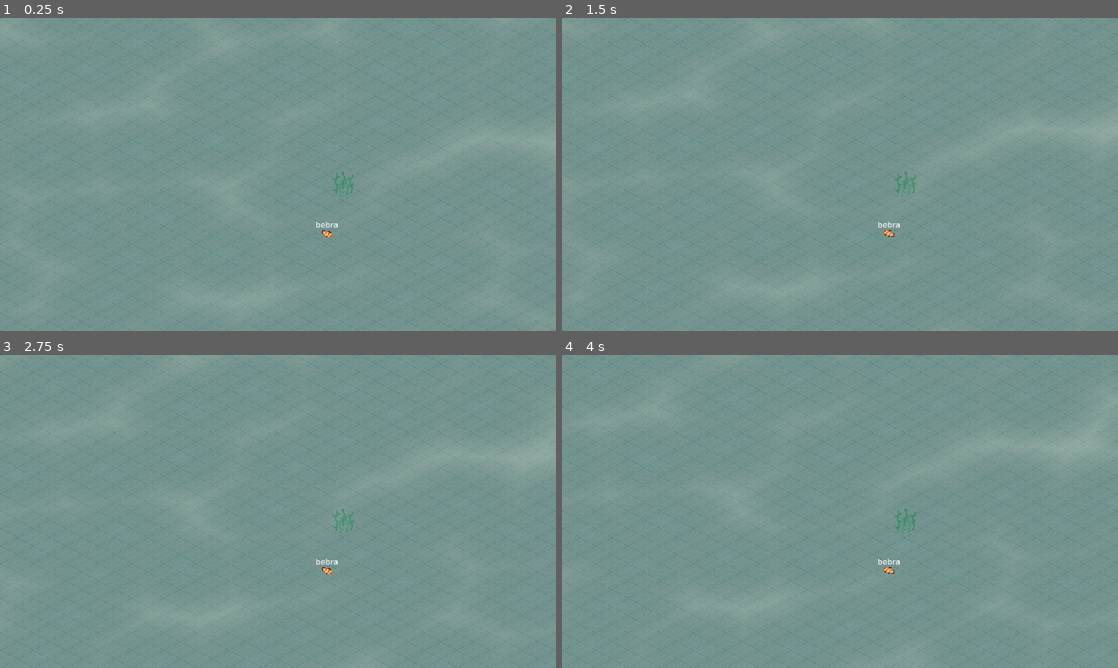
Above: before the commit, frames 1-4 (two rows, left to right).
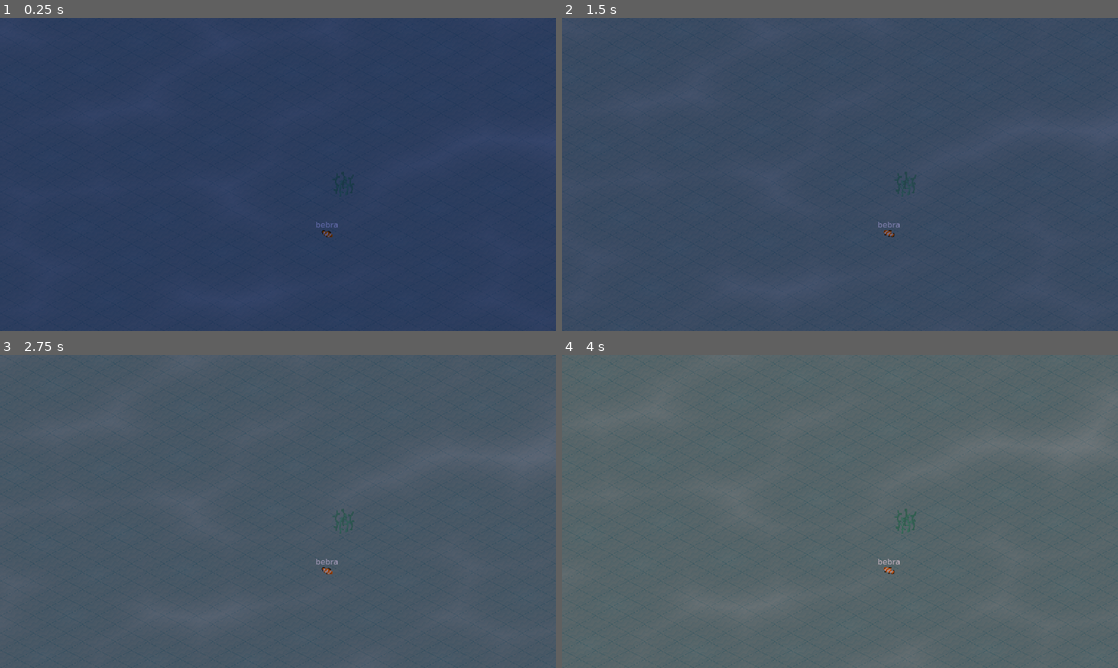
Above: after the commit, the same moments.

Repository: Bitweed/major6jam
Game: Godot game, scene res://main.tscn
The game is run twice, just before and just after one commit, with the same random seed, the same clock (stepped at 60 frames per second) and the same inputs. The engine's default icon, where the game draws it, is replaced by a stand-in: a white triangle on a blue panel in a dark square.
Inputs (mouse positions are in pixels of both pictures, inside the frame that each line leads up to):
- Up to frame 1 (0.25 s): no input
- Up to frame 2 (1.5 s): move the mouse to (962, 158) at 0.52 s; click (962, 158) at 0.67 s; move the mouse to (728, 190) at 1.27 s; click (728, 190) at 1.42 s
- Up to frame 3 (2.75 s): move the mouse to (333, 442) at 2.02 s; click (333, 442) at 2.17 s
- Up to frame 4 (4 s): move the mouse to (812, 574) at 2.77 s; click (812, 574) at 2.92 s; move the mouse to (1006, 558) at 3.52 s; click (1006, 558) at 3.67 s

The runs differ from the first frame. In frame 1, 100% of the frame differs, in the area x 0-100%, y 0-100%; in frame 2, 100%; in frame 3, 100%; in frame 4, 100%.

Commit message:
Timecycle system. Test light on blocks.

Diff:
--- a/main.tscn
+++ b/main.tscn
@@ -29,6 +29,45 @@
 tile_shape = 1
 tile_size = Vector2i(45, 24)
 sources/0 = SubResource("TileSetScenesCollectionSource_ucx2a")
+
+[sub_resource type="Animation" id="Animation_m1ro7"]
+resource_name = "timecycle"
+length = 24.0
+loop_mode = 1
+tracks/0/type = "value"
+tracks/0/imported = false
+tracks/0/enabled = true
+tracks/0/path = NodePath(".:color")
+tracks/0/interp = 1
+tracks/0/loop_wrap = true
+tracks/0/keys = {
+"times": PackedFloat32Array(0, 6, 8, 15, 19.1),
+"transitions": PackedFloat32Array(1, 1, 1, 1, 1),
+"update": 0,
+"values": [Color(0.356863, 0.4, 0.662745, 1), Color(0.937255, 0.831373, 0.776471, 1), Color(1, 1, 1, 1), Color(1, 1, 1, 1), Color(0.792157, 0.568627, 0.513726, 1)]
+}
+
+[sub_resource type="Animation" id="Animation_14w3k"]
+length = 0.001
+loop_mode = 2
+tracks/0/type = "value"
+tracks/0/imported = false
+tracks/0/enabled = true
+tracks/0/path = NodePath(".:color")
+tracks/0/interp = 1
+tracks/0/loop_wrap = true
+tracks/0/keys = {
+"times": PackedFloat32Array(6.1),
+"transitions": PackedFloat32Array(1),
+"update": 0,
+"values": [Color(1, 1, 1, 1)]
+}
+
+[sub_resource type="AnimationLibrary" id="AnimationLibrary_41vf1"]
+_data = {
+"RESET": SubResource("Animation_14w3k"),
+"timecycle": SubResource("Animation_m1ro7")
+}
 
 [sub_resource type="AtlasTexture" id="AtlasTexture_2jnks"]
 atlas = ExtResource("9_pe7it")
@@ -104,10 +143,14 @@
 y_sort_enabled = true
 
 [node name="DirectionalLight2D" type="DirectionalLight2D" parent="."]
-visible = false
-color = Color(0, 0, 0, 1)
-energy = 11.49
-blend_mode = 1
+color = Color(0.356863, 0.4, 0.662745, 1)
+blend_mode = 2
+
+[node name="AnimationPlayer" type="AnimationPlayer" parent="DirectionalLight2D"]
+autoplay = "timecycle"
+libraries = {
+"": SubResource("AnimationLibrary_41vf1")
+}
 
 [node name="Shop" parent="." instance=ExtResource("9_gvday")]
 visible = false
--- a/prefabs/buildings/coral.tscn
+++ b/prefabs/buildings/coral.tscn
@@ -1,9 +1,19 @@
-[gd_scene load_steps=2 format=3 uid="uid://fi1i5geuauy1"]
+[gd_scene load_steps=4 format=3 uid="uid://fi1i5geuauy1"]
 
 [ext_resource type="Texture2D" uid="uid://devyvdbaa3bwu" path="res://textures/coral_1.png" id="1_8mxeg"]
+[ext_resource type="Texture2D" uid="uid://byrvvs2th4xnb" path="res://textures/light_mask.png" id="2_eau85"]
+
+[sub_resource type="CanvasItemMaterial" id="CanvasItemMaterial_1csxx"]
+light_mode = 1
 
 [node name="coral" type="Node2D"]
 
 [node name="texture" type="Sprite2D" parent="."]
 texture_filter = 1
+material = SubResource("CanvasItemMaterial_1csxx")
 texture = ExtResource("1_8mxeg")
+
+[node name="УДАЛИТЬ (ЭТО ДЛЯ ТЕСТА)" type="PointLight2D" parent="."]
+position = Vector2(1, 0)
+blend_mode = 2
+texture = ExtResource("2_eau85")
Not shown: 1 places in main.tscn that only renumber resources
Binary file added: textures/light_mask.png
Not shown, added: textures/light_mask.png.import
